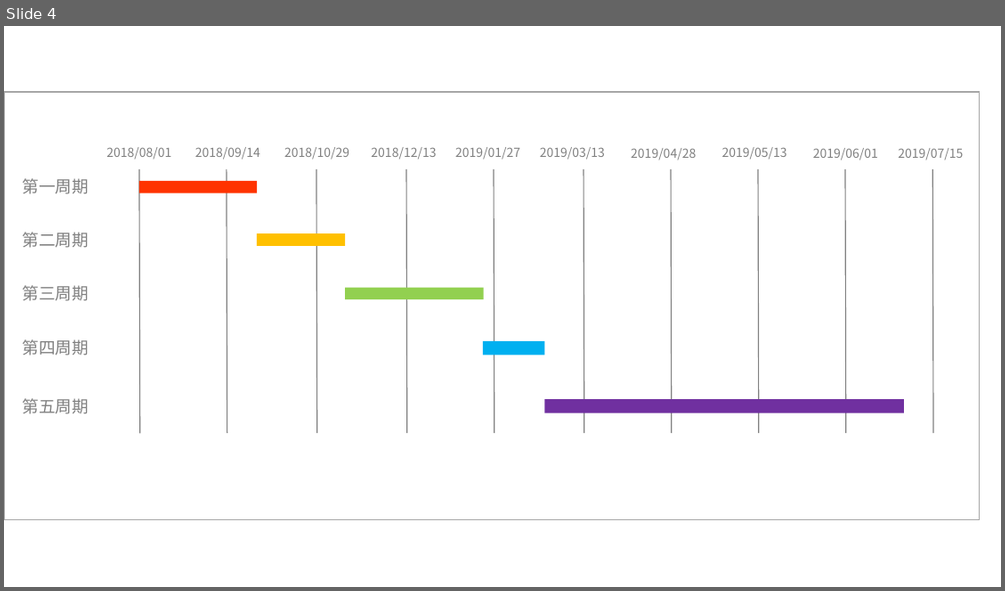
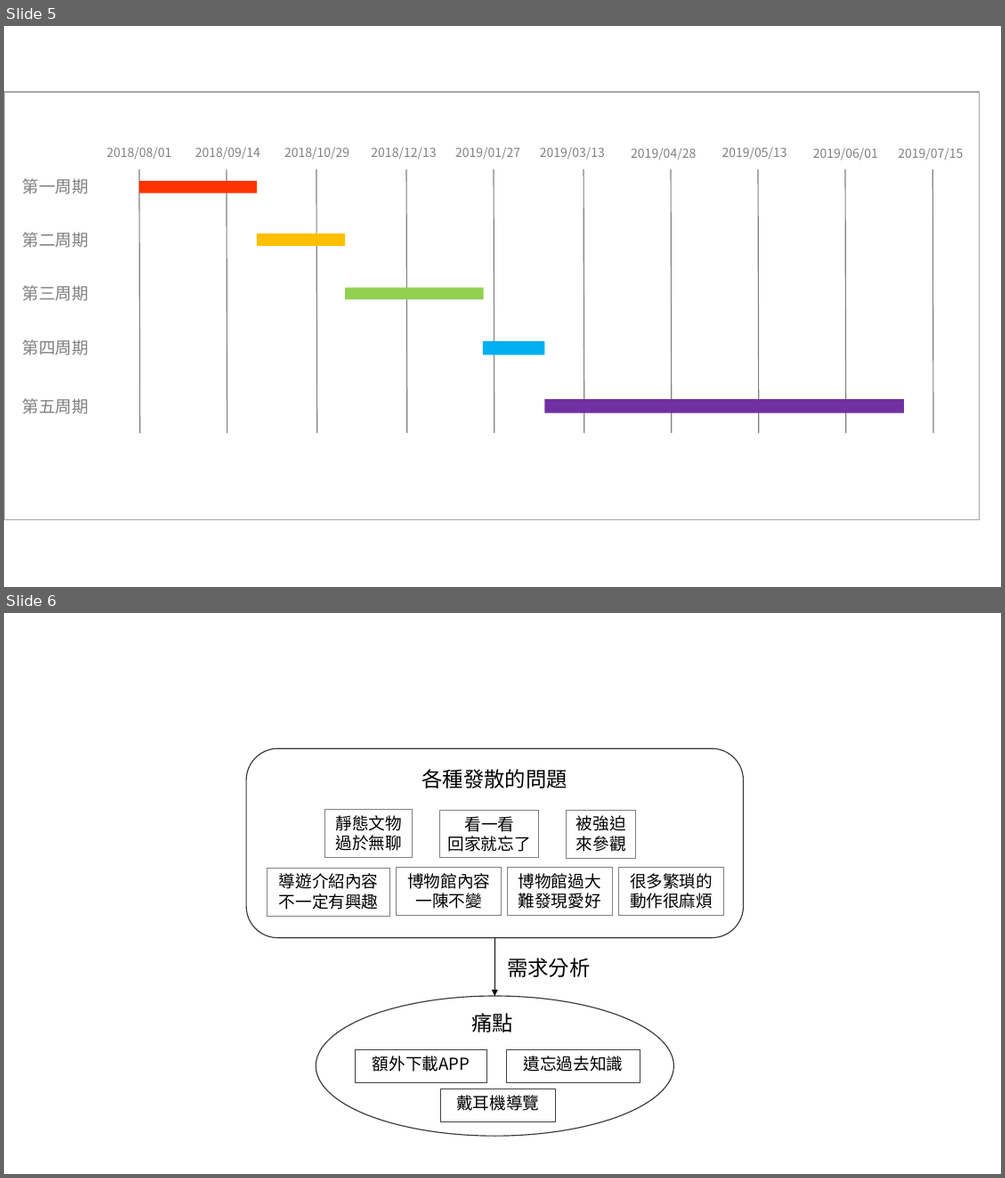
Before and after one commit to littleching26/master-thesis, a slide deck: demoPic.pptx. Shown one above the other, each under a label of ours: slide 4 before the commit, slides 5 and 6 after it. The pictures are 1005x591 and 1005x1178 pixels, drawn with LibreOffice and Linux fonts; fonts in the diff are those of the drawing. Boxes give left, top, right and bottom in pixels: in the first picture for what was removed or moved away, otherwise in the second. Text is boxed around its words. In the diff, an @@ line names an element or a change of style, - is before the commit and + after.

```diff
--- a/demoPic.pptx
+++ b/demoPic.pptx
@@ slide 6 added at bbox=[4, 613, 1001, 1174], background #FFFFFF @@
@@ group added at bbox=[246, 748, 744, 938]: 7 rectangles, 1 rounded rectangle, 1 text @@
+靜態文物
+過於無聊
+很多繁瑣的
+動作很麻煩
+博物館過大
+難發現愛好
+導遊介紹內容
+不一定有興趣
+博物館內容
+一陳不變
+被強迫
+來參觀
+各種發散的問題
+看一看
+回家就忘了
@@ arrow added from (494, 938) to (494, 996), #000000 0.5 pt @@
@@ text added at bbox=[507, 957, 590, 977], 20 pt, text #000000 @@
+需求分析
@@ group added at bbox=[316, 996, 674, 1135]: 3 rectangles, 1 ellipse, 1 text @@
+額外下載APP
+遺忘過去知識
+痛點
+戴耳機導覽
@@ what was slide 4 is now slide 5 @@
```
Also in this commit, not shown: 2 slides changed, 2 other files.
